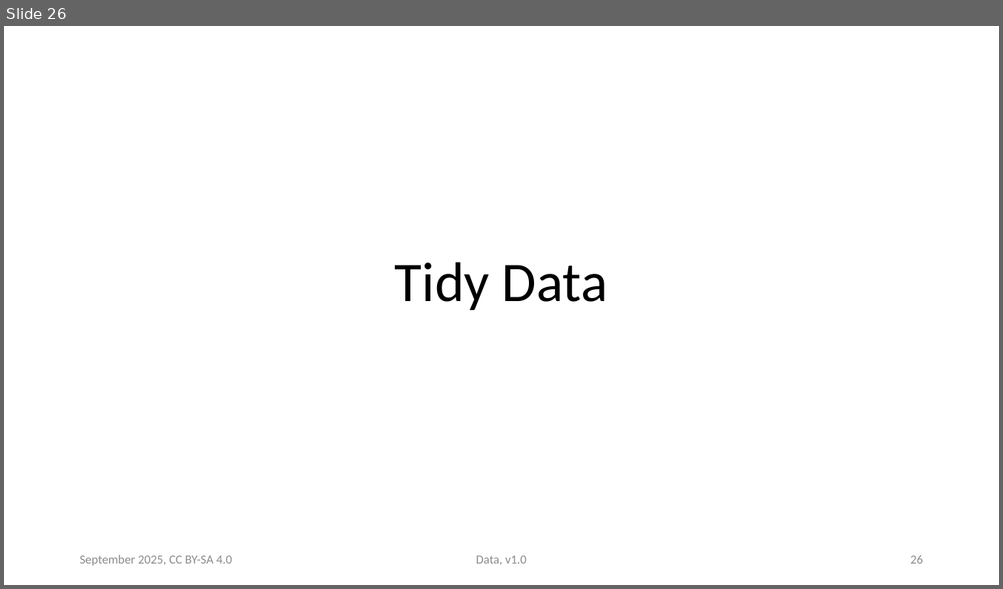
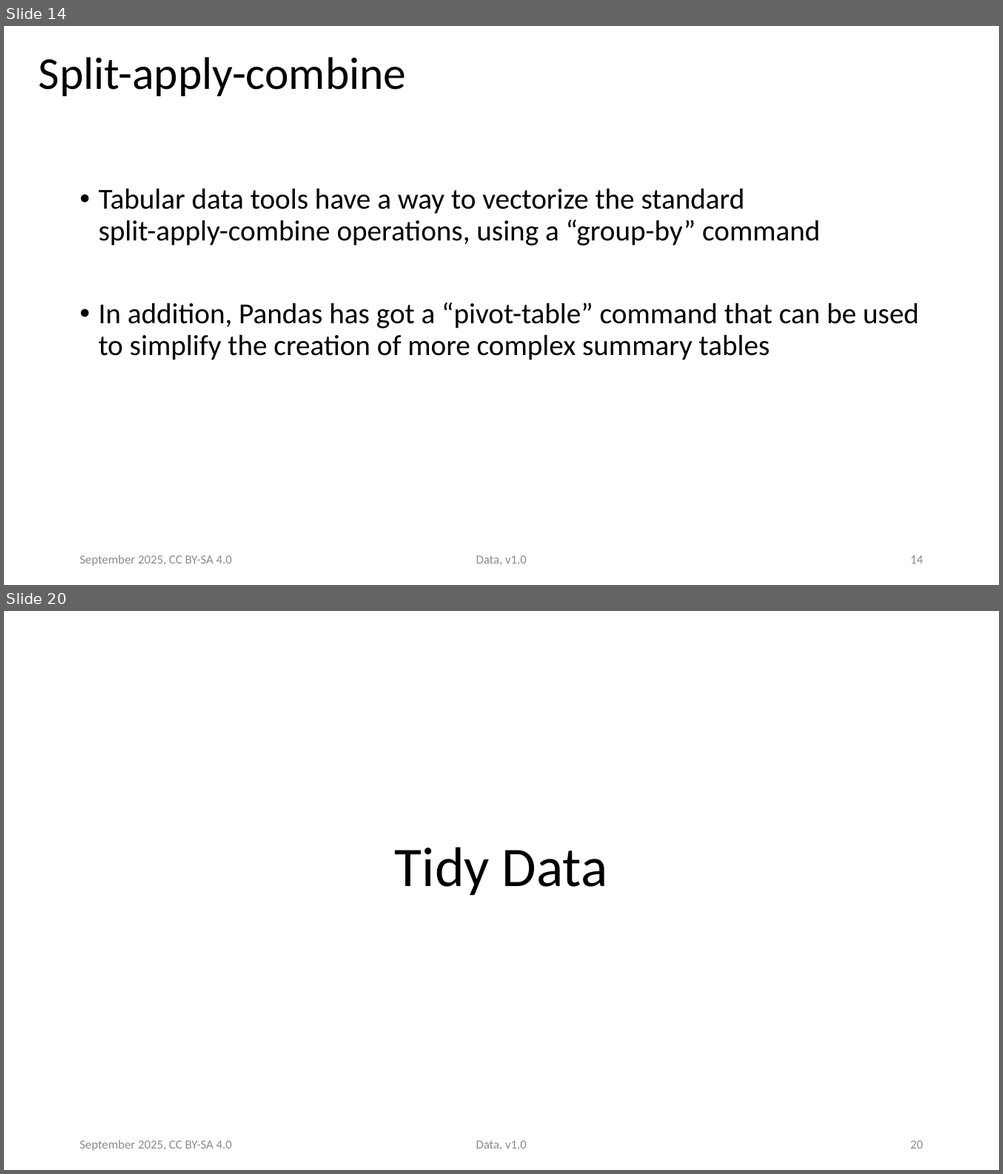
Before and after one commit to ASPP/data_class, a slide deck: tabular_data.pptx. Shown one above the other, each under a label of ours: slide 26 before the commit, slides 14 and 20 after it; the slides between them are not shown. The pictures are 1003x589 and 1003x1174 pixels, drawn with LibreOffice and Linux fonts; fonts in the diff are those of the drawing. Boxes give left, top, right and bottom in pixels: in the first picture for what was removed or moved away, otherwise in the second. Text is boxed around its words. In the diff, an @@ line names an element or a change of style, - is before the commit and + after.

Commit message:
changes in the tabular_data pptx, restructuring and idea of new part

```diff
--- a/tabular_data.pptx
+++ b/tabular_data.pptx
@@ slide 14 added at [4,26,999,585], background #FFFFFF @@
@@ title added at [39,57,407,96], 44 pt, text #000000 @@
+Split-apply-combine
@@ text added at [99,188,919,360], 28 pt, text #000000 @@
+• Tabular data tools have a way to vectorize the standard
+  split-apply-combine operations, using a “group-by” command
+• In addition, Pandas has got a “pivot-table” command that can be used to simplify the creation of more complex summary tables
@@ text added at [79,555,232,566], 12 pt, text #8B8B8B @@
+September 2025, CC BY-SA 4.0
@@ text added at [476,556,526,565], 12 pt, text #8B8B8B @@
+Data, v1.0
@@ page number added at [910,556,922,564], 12 pt, text #8B8B8B @@
+14
@@ what was slide 26 is now slide 20 @@
@@ page number at [910,1141,922,1149]: text changed @@
-26
+20
```
Also in this commit, not shown: 22 slides changed, 11 other slides added, 2 slides removed.
